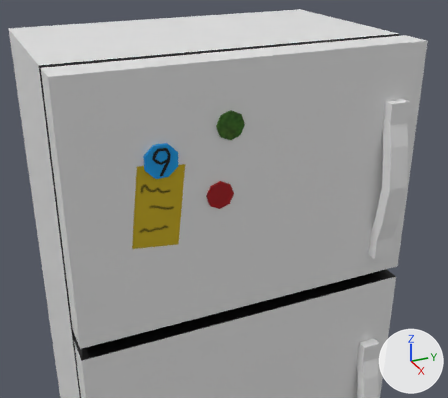
The FBX model Assets/Models/Fridge.fbx as it was, and as the next commit left it.
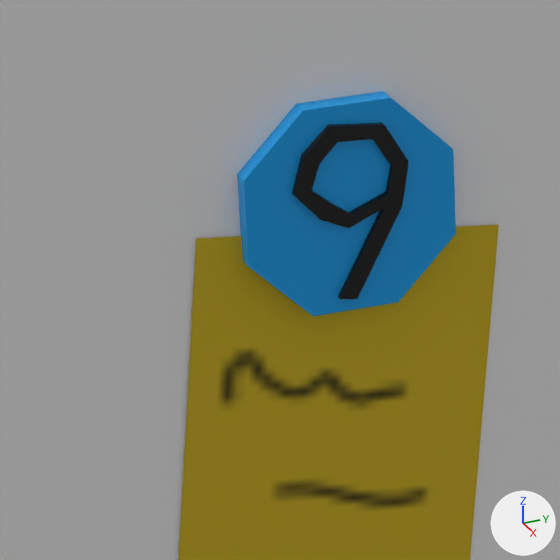
Old and new are each drawn from a camera (50 mm lens) standing at (0.824, -0.36, 1.307) and looking at (0.153, -0.058, 0.971) and again close up on the part from 24% to 44% of the width and 32% to 55% of the height. The axes (+X, +Y, +Z) are drawn at lower right. The lights are the same throughout. Where no turn or scale is listed for an object, it has been applied to the vertices.

The first close-up shows 'FridgeDoor2'.
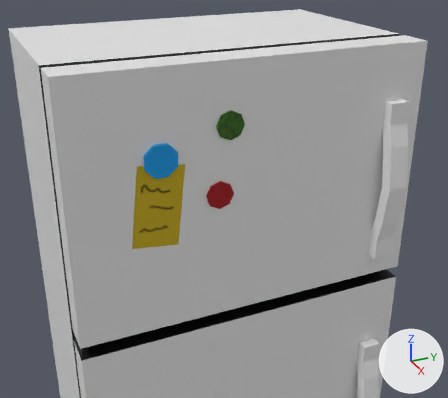
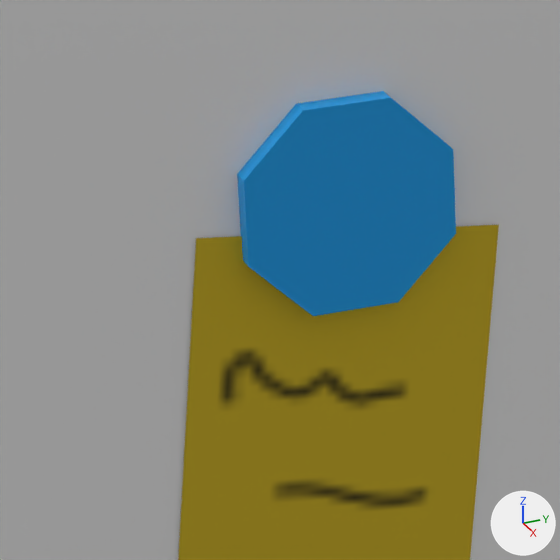
Where the change shows, as pixel boxes (x1, y1, x2, y2) in the close-ups (560 x 560 px):
part 1 of me_cube_080, deleted (black)
    before: (292, 123, 409, 299)
part 2 of me_cube_080, surface changed
    both: (287, 118, 412, 305)

Patch to the scene script:
```diff
--- a/Assets/Models/Fridge.fbx.py
+++ b/Assets/Models/Fridge.fbx.py
@@ me_cube_080 @@
 # used by ob_fridgedoor2; location = (0.1631, -0.0143, 0.9734)
-me_cube_080.from_pydata(...)  # 156 vertices, 131 faces; spans x -0.039..0.042, y -0.251..0.24, z -0.169..0.184
+me_cube_080.from_pydata(...)  # 116 vertices, 91 faces; spans x -0.039..0.042, y -0.251..0.24, z -0.169..0.184
+# me_cube_080 part 1: the loose piece of 40 vertices spanning x 0.017..0.018, y -0.146..-0.124, z 0.056..0.091 is deleted
+# me_cube_080 part 2: 1 kept faces spanning x 0.017, y -0.155..-0.115, z 0.054..0.094 get new texture (UV) coordinates
 me_cube_080.materials.append(mat_doorbottom)
```
